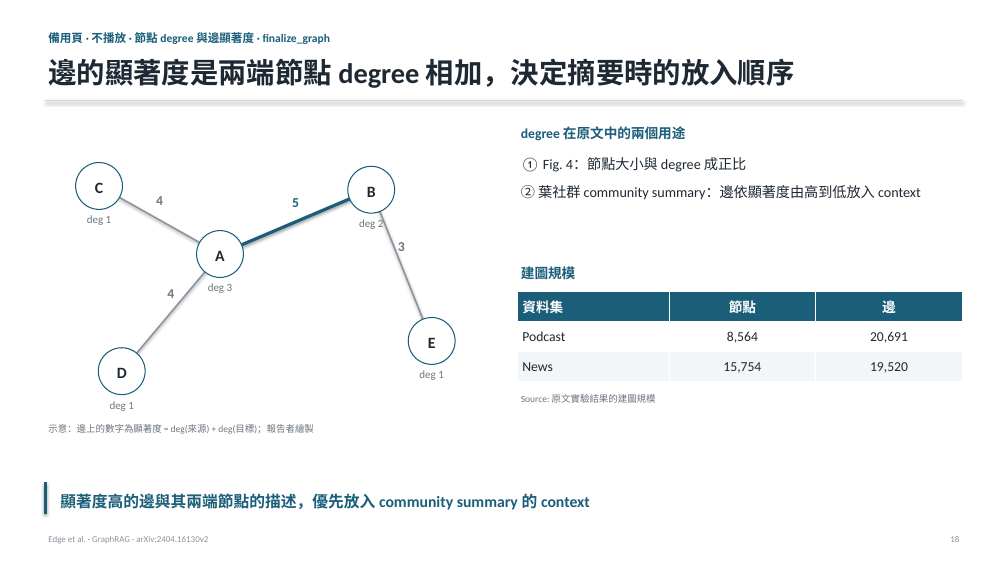
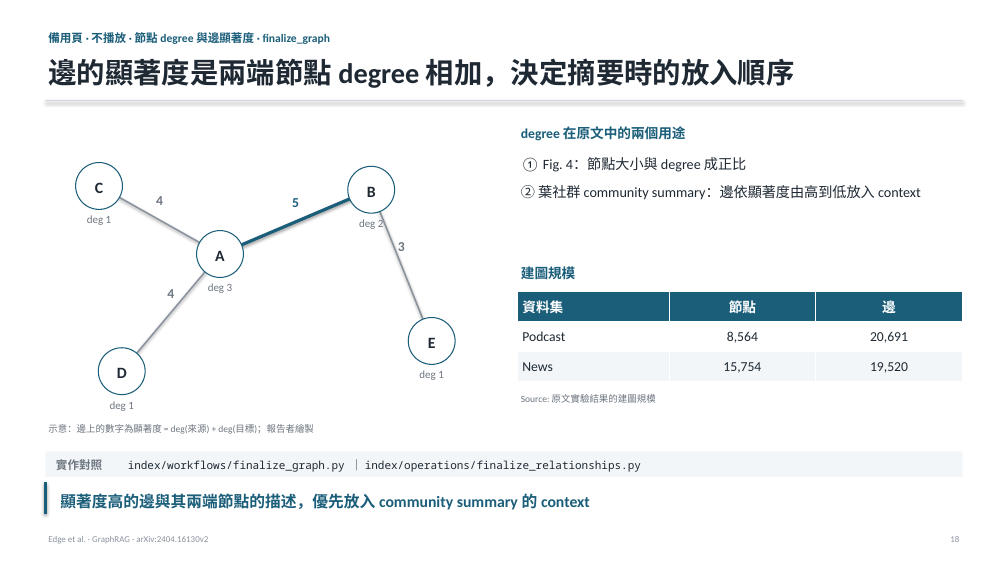
Before and after one commit to Moris-Zhan/CV-RAG-LLM-Papers, a slide deck: slide 18 of RAG/2024_GraphRAG/slides_zh-TW.pptx. Drawn at 1008x567 pixels with LibreOffice and Linux fonts; fonts in the diff are those of the drawing. Boxes give left, top, right and bottom in pixels: in the first picture for what was removed or moved away, otherwise in the second. Text is boxed around its words. In the diff, an @@ line names an element or a change of style, - is before the commit and + after.

```diff
--- a/RAG/2024_GraphRAG/slides_zh-TW.pptx
+++ b/RAG/2024_GraphRAG/slides_zh-TW.pptx
@@ rectangle added at (45,451,963,477), fill #F2F6F8 @@
@@ text added at (56,459,102,470), 11 pt, text #6E7680, bold @@
+實作對照
@@ text added at (128,460,641,472), 10.5 pt, text #1F2933 @@
+index/workflows/finalize_graph.py ｜ index/operations/finalize_relationships.py
```
Also in this commit, not shown: 8 other slides changed, 3 other files.
